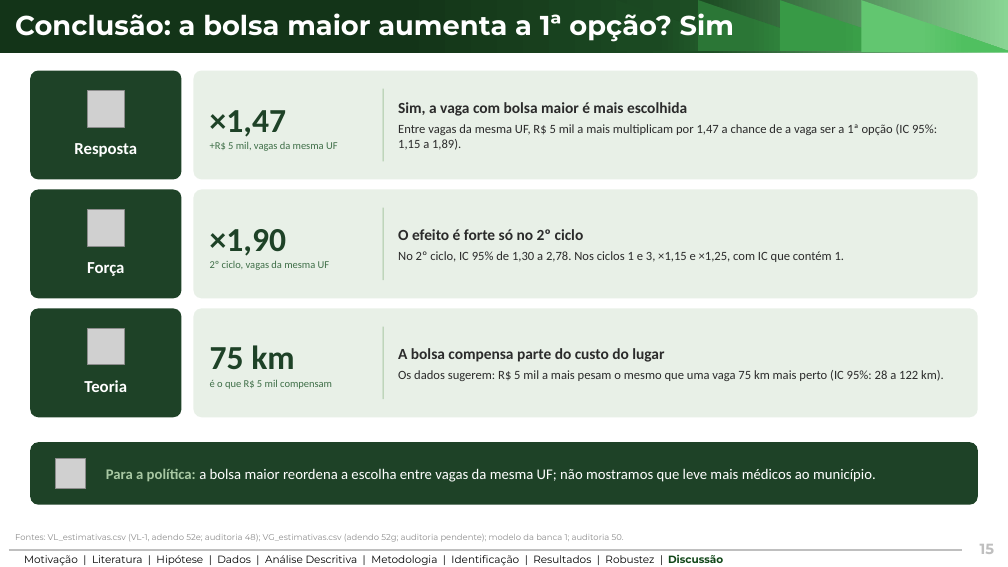
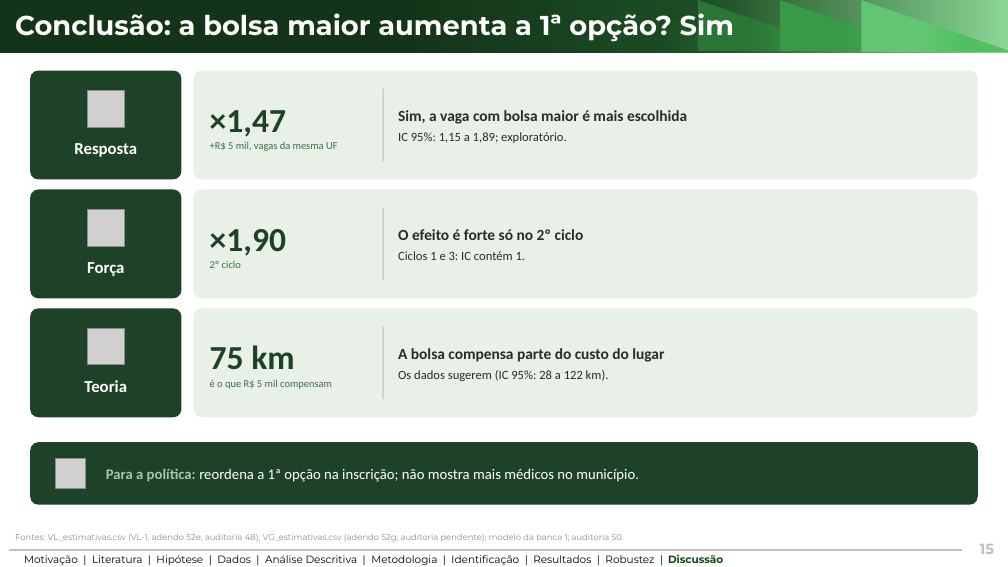
Before and after one commit to ka1victor/impact-eval-health-econ-pmme, a slide deck: slide 15 of output/apresentacao_banca_final/deck_banca_final.pptx. Drawn at 1008x567 pixels with LibreOffice and Linux fonts; fonts in the diff are those of the drawing; grey boxes stand for pictures; background and template pictures are left out. Boxes give left, top, right and bottom in pixels: in the first picture for what was removed or moved away, otherwise in the second. Text is boxed around its words. In the diff, an @@ line names an element or a change of style, - is before the commit and + after.

```diff
--- a/output/apresentacao_banca_final/deck_banca_final.pptx
+++ b/output/apresentacao_banca_final/deck_banca_final.pptx
@@ text at <box>398,132,567,143</box>: text changed @@
-Entre vagas da mesma UF, R$ 5 mil a mais multiplicam por 1,47 a chance de a vaga ser a 1ª opção (IC 95%: 1,15 a 1,89).
+IC 95%: 1,15 a 1,89; exploratório.
@@ text at <box>210,261,241,268</box>: text changed @@
-2º ciclo, vagas da mesma UF
+2º ciclo
@@ text at <box>398,251,526,260</box>: text changed @@
-No 2º ciclo, IC 95% de 1,30 a 2,78. Nos ciclos 1 e 3, ×1,15 e ×1,25, com IC que contém 1.
+Ciclos 1 e 3: IC contém 1.
@@ text at <box>398,370,609,381</box>: text changed @@
-Os dados sugerem: R$ 5 mil a mais pesam o mesmo que uma vaga 75 km mais perto (IC 95%: 28 a 122 km).
+Os dados sugerem (IC 95%: 28 a 122 km).
@@ text at <box>106,468,639,482</box>: text changed @@
-Para a política: a bolsa maior reordena a escolha entre vagas da mesma UF; não mostramos que leve mais médicos ao município.
+Para a política: reordena a 1ª opção na inscrição; não mostra mais médicos no município.
```
Also in this commit, not shown: 13 other slides changed, 5 other files.
